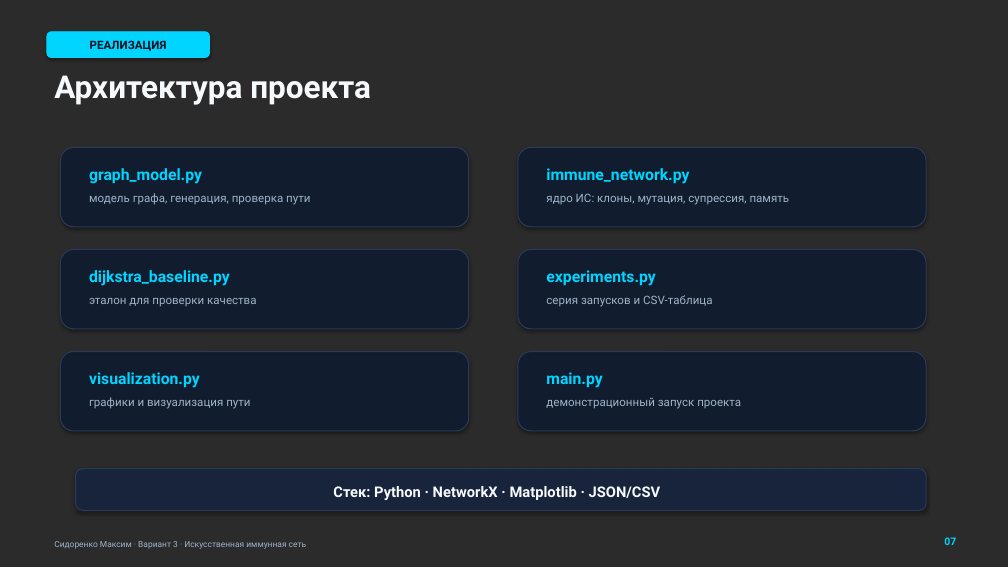
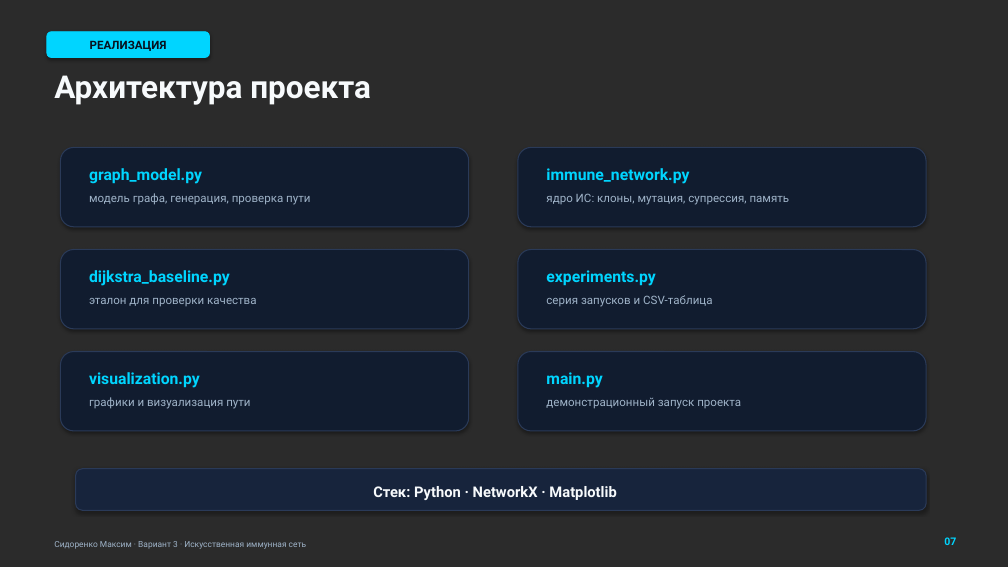
Before and after one commit to mattakvshi/GA-n-IS-Finding-the-shortest-path-in-a-graph, a slide deck: slide 7 of report/Презентация Сидоренко МВ ФИ51 Поиск кратчайшего пути в графе.pptx. Drawn at 1008x567 pixels with LibreOffice and Linux fonts; fonts in the diff are those of the drawing; background and template pictures are left out; a plain dark background stands for a picture behind light text. Boxes give left, top, right and bottom in pixels: in the first picture for what was removed or moved away, otherwise in the second. Text is boxed around its words. In the diff, an @@ line names an element or a change of style, - is before the commit and + after.

```diff
--- a/report/Презентация Сидоренко МВ ФИ51 Поиск кратчайшего пути в графе.pptx
+++ b/report/Презентация Сидоренко МВ ФИ51 Поиск кратчайшего пути в графе.pptx
@@ text at (x1=373, y1=486, x2=616, y2=500): text changed @@
-Стек: Python · NetworkX · Matplotlib · JSON/CSV
+Стек: Python · NetworkX · Matplotlib
```
Also in this commit, not shown: 4 other slides changed, 19 other files.
